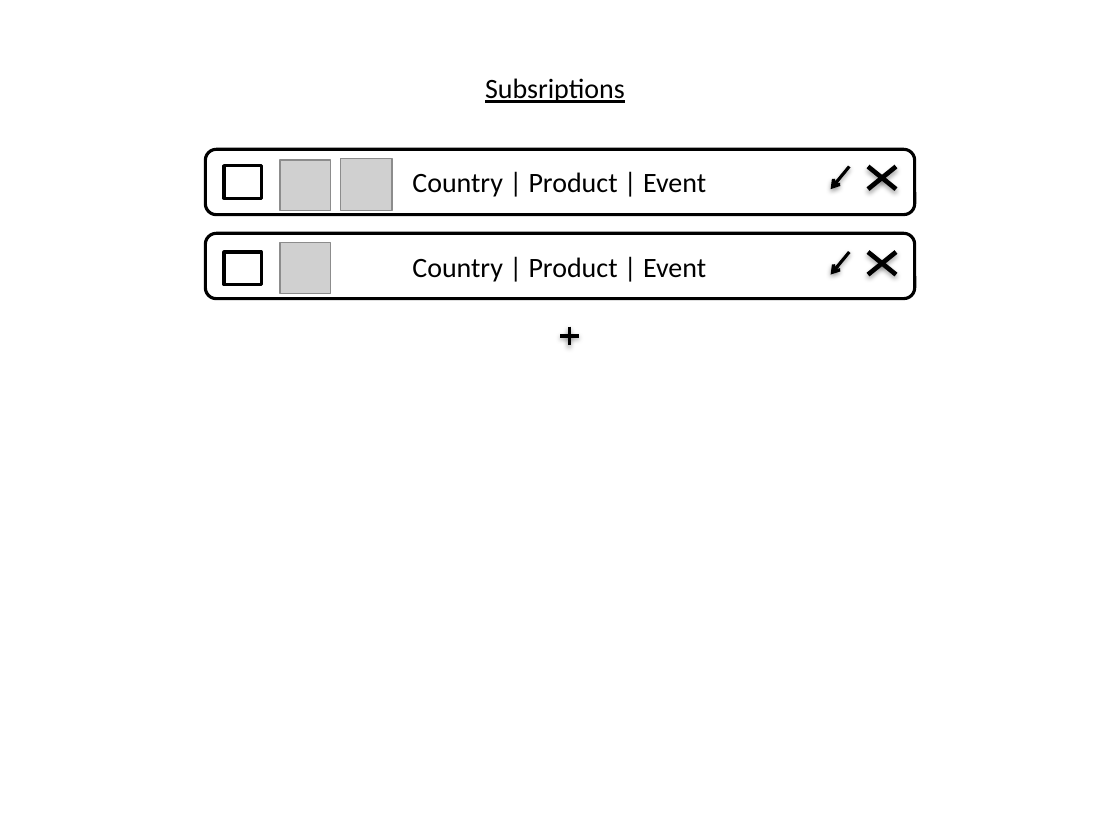
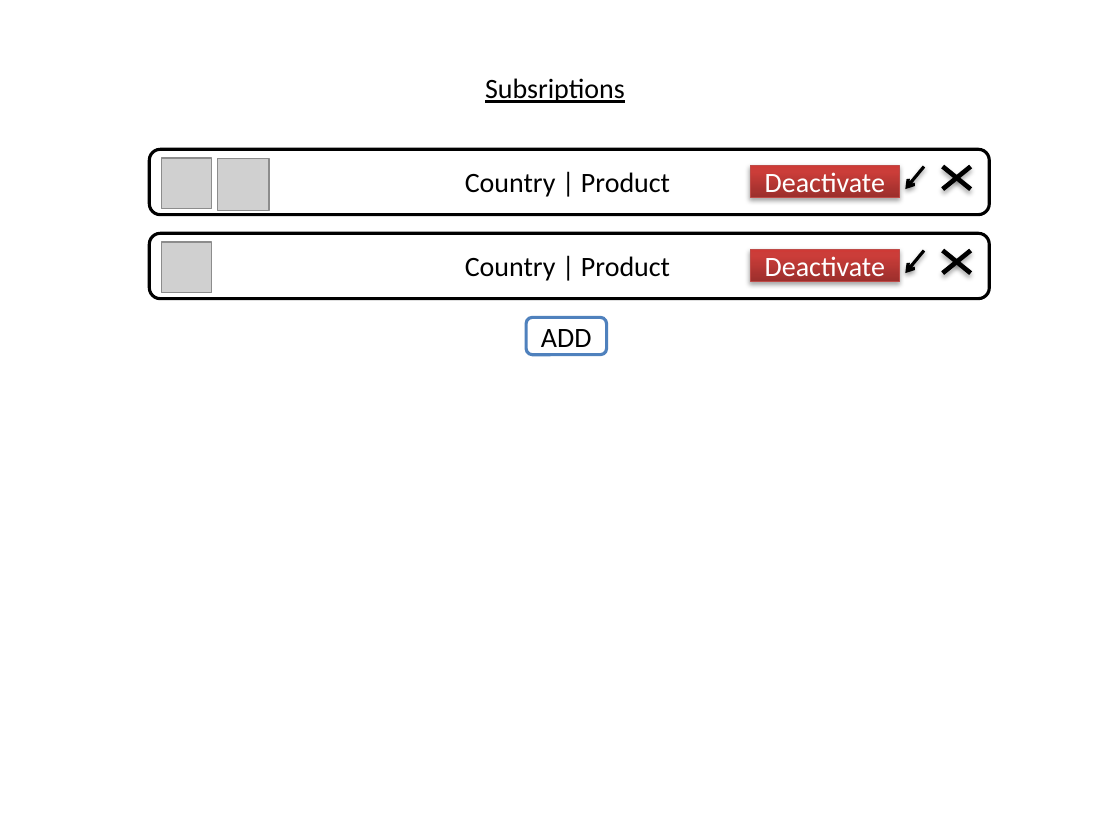
Before and after one commit to DCSGInterns/ATS, a slide deck: slide 1 of UI Design/InitialDesign.pptx. Drawn at 1120x840 pixels with LibreOffice and Linux fonts; fonts in the diff are those of the drawing; grey boxes stand for pictures. Boxes give left, top, right and bottom in pixels: in the first picture for what was removed or moved away, otherwise in the second. Text is boxed around its words. In the diff, an @@ line names an element or a change of style, - is before the commit and + after.

```diff
--- a/UI Design/InitialDesign.pptx
+++ b/UI Design/InitialDesign.pptx
@@ rounded rectangle: place and size @@
-rounded rectangle at [205, 149, 914, 214]
+rounded rectangle at [149, 149, 989, 214]
@@ picture: place and size @@
-picture at [280, 160, 330, 211]
+picture at [161, 158, 212, 208]
@@ picture: place and size @@
-picture at [340, 159, 392, 211]
+picture at [217, 159, 269, 211]
@@ rectangle removed at [224, 166, 261, 198] @@
@@ text at [465, 172, 670, 197]: text changed @@
-Country | Product | Event
+Country | Product
@@ rectangle added at [750, 166, 899, 197], fill gradient #9C2F2D to #CB3E3A to #CE3B37, outline #BF4C48 0.75 pt, 18 pt, text #FFFFFF @@
+Deactivate
@@ rounded rectangle: place and size @@
-rounded rectangle at [205, 233, 914, 298]
+rounded rectangle at [149, 233, 989, 298]
@@ picture: place and size @@
-picture at [280, 243, 330, 293]
+picture at [161, 242, 212, 292]
@@ rectangle removed at [224, 252, 261, 284] @@
@@ text at [465, 256, 670, 281]: text changed @@
-Country | Product | Event
+Country | Product
@@ rectangle added at [750, 250, 899, 281], fill gradient #9C2F2D to #CB3E3A to #CE3B37, outline #BF4C48 0.75 pt, 18 pt, text #FFFFFF @@
+Deactivate
@@ 4 lines, 2 arrows: place and size @@
-4 lines, 2 arrows at [831, 167, 896, 274]
+4 lines, 2 arrows at [905, 167, 971, 273]
@@ rounded rectangle added at [526, 317, 607, 354], fill #FFFFFF, outline #4F81BD 2 pt, 18 pt, text #000000 @@
+ADD
@@ line removed from (569, 327) to (569, 345) @@
@@ line removed from (569, 336) to (560, 336) @@
@@ line removed from (569, 336) to (579, 336) @@
```
Also in this commit, not shown: 1 other slide changed, 1 slide added.
